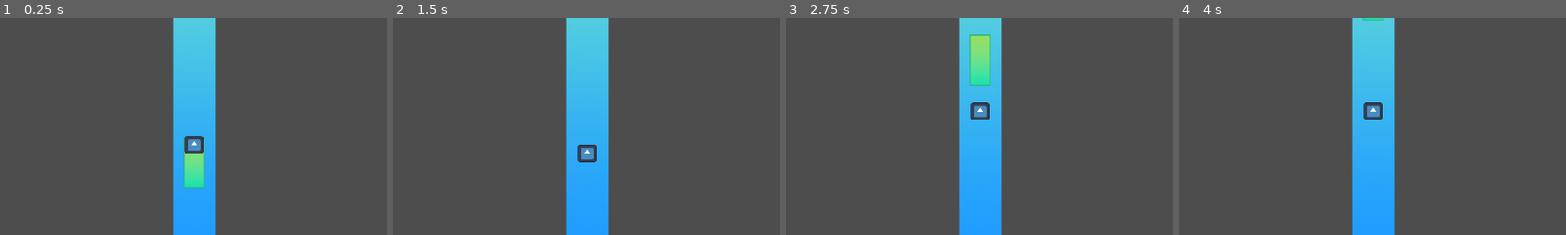
Above: before the commit, frames 1-4 (left to right).
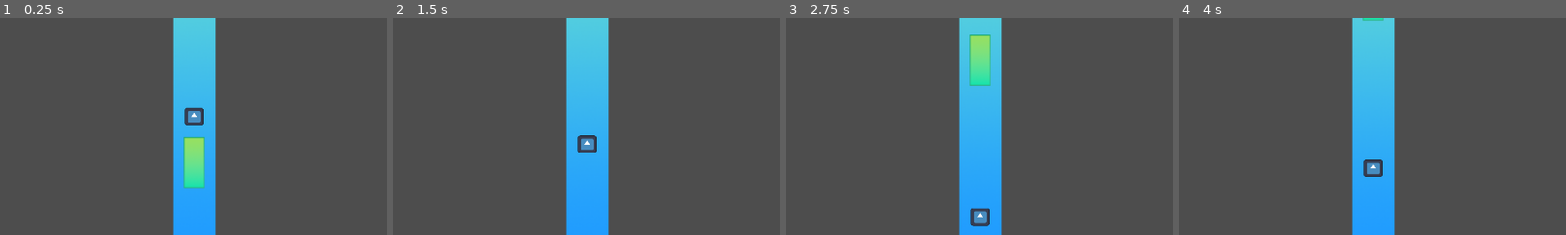
Above: after the commit, the same moments.

Repository: Anjellyrika/fishdew
Game: Godot game, scene res://src/main_level.tscn
The game is run twice, just before and just after one commit, with the same random seed, the same clock (stepped at 60 frames per second) and the same inputs. The engine's default icon, where the game draws it, is replaced by a stand-in: a white triangle on a blue panel in a dark square.
Inputs (mouse positions are % of the whole screen's width and height, from its top left):
- Up to frame 1 (0.25 s): no input
- Up to frame 2 (1.5 s): tap Enter at 0.5, 0.6 s; move the mouse to (72, 45) at 0.52 s; hold Space (up) from 0.53 s (still down); click (72, 45) at 0.67 s; move the mouse to (30, 55) at 1.27 s; tap F at 1.35 s
- Up to frame 3 (2.75 s): move the mouse to (60, 28) at 2.02 s; release Space (up) at 2.03 s; tap Enter at 2.1 s
- Up to frame 4 (4 s): move the mouse to (45, 70) at 2.77 s; hold Space (up) from 2.78 s (still down); tap F at 2.85 s; click (45, 70) at 2.92 s; move the mouse to (80, 65) at 3.52 s; tap Enter at 3.6 s
The pictures show only the part of the screen within x 26-76%, y 36-86%; the shares and areas given below are measured in that part.

The runs differ from the first frame. In frame 1, 0.8% of the frame differs, in the area x 47-53%, y 41-63%; in frame 2, 0.5%; in frame 3, 0.8%, in the area x 47-53%, y 38-96%; in frame 4, 0.8%.

Commit message:
fix: prevent fish going out of bounds

Diff:
--- a/src/fish.gd
+++ b/src/fish.gd
@@ -1,31 +1,40 @@
 extends Area2D
 
-# TODO: random move speed
-@export var move_speed: float = 50.0
-var move_direction = Vector2(0, 50.0)
+var move_speed: float = 50.0
 
 var start_position: Vector2
 var target_position: Vector2
+var target_vector: Vector2
 
 var edge_collision: bool = false
 
 func _ready():
 	start_position = global_position
-	target_position = start_position + move_direction
+	target_position = start_position
 
 func is_at_target_position():
 	return target_position == global_position
 
-func get_new_target_position():
-	var target_vector = Vector2(0, randf_range(-300.0, 300.0))
+func get_new_target(reverse: bool):
+	var max_move = 500.0
+	if reverse:
+		push_warning("hit edge, going reverse")
+		if target_vector.y < 0:
+			target_vector = Vector2(0, randf_range(0, max_move))
+		else:
+			target_vector = Vector2(0, randf_range(-1*max_move, 0))
+	else:
+		target_vector = Vector2(0, randf_range(-1*max_move, max_move))
 	target_position = start_position + target_vector
+
+	move_speed = randf_range(50.0, 150.0)
+
+	push_warning("next target:", target_position)
 
 func _process(delta):
 	global_position = global_position.move_toward(target_position, move_speed * delta)
 	if is_at_target_position() or edge_collision:
-		get_new_target_position()
-		if global_position == start_position:
-			target_position = start_position + move_direction
+		get_new_target(edge_collision)
 		edge_collision = false
 	# TODO: add random wait time before next movement
 
